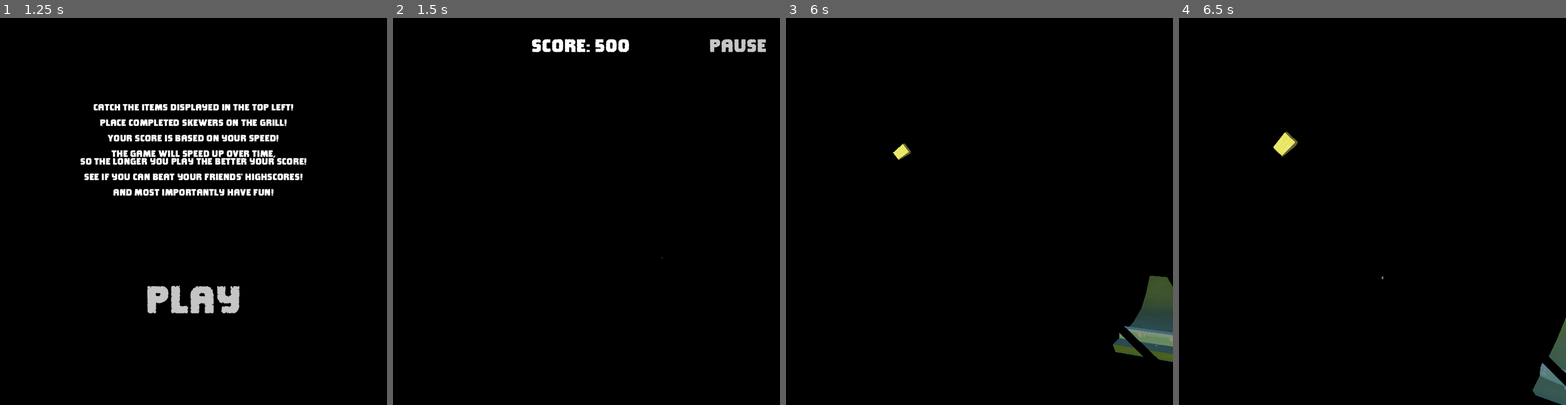
Above: before the commit, frames 1-4 (left to right).
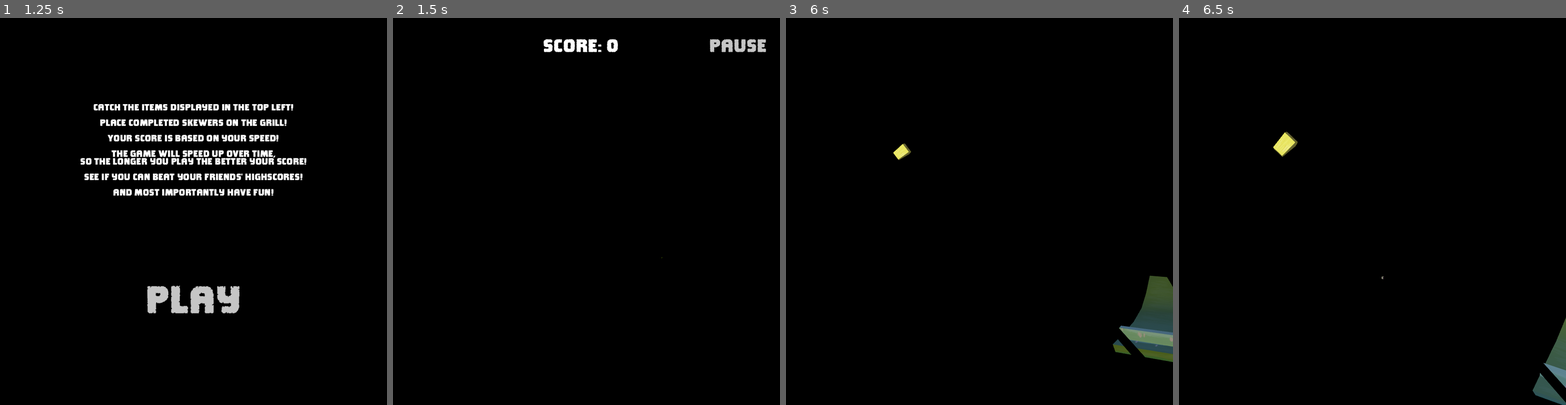
Above: after the commit, the same moments.

Repository: MichaelDawe/skewer_it
Game: Godot game, scene res://main.tscn
Two runs of this game, one before a commit and one after it. Both use one fixed random seed, a clock stepped at 60 frames per second and the inputs below.
Inputs (mouse positions are in pixels of both pictures, inside the frame that each line leads up to):
- Up to frame 1 (1.25 s): click "PLAY" at 0.5 s
- Up to frame 2 (1.5 s): click "Play" at 1.25 s
- Up to frame 3 (6 s): click "pause" at 2 s; click "Resume" at 2.75 s; tap Enter at 3.5 s; move the mouse to (960, 288) at 3.52 s; move the mouse to (1095, 269) at 4.27 s; move the mouse to (863, 153) at 5.02 s; move the mouse to (998, 211) at 5.77 s
- Up to frame 4 (6.5 s): no input

Frame 1 is identical in both runs. In frame 2, 0.5% of the frame differs, in the area x 35-70%, y 5-63%; in frame 3, 0.4%; in frame 4, 0.4%.

Commit message:
working skewer tracking mouse input

Diff:
--- a/main.gd
+++ b/main.gd
@@ -6,8 +6,8 @@
 var spawnNowQ = 5.5 # time, in seconds, since last spawn.
 var spawnInterval = 2.0 # time, in seconds, for each item to spawn, at the startttt.
 var score = 0.0 # score
-var xPixels # stuff to devide mouse input by.
-var yPixels
+var ratio = 0.0 # stuff to devide mouse input by.
+var pixelsY # something
 
 # Called when the node enters the scene tree for the first time.
 func _ready():
@@ -35,7 +35,8 @@
 	$Skewer.position = Vector3(0.0, 0.0, 128)
 
 	# setup mouse picqealkjngf
-	yPixels = get_viewport().size.y / 9
+	pixelsY = float(get_viewport().size.y)
+	ratio = float(get_viewport().size.x) / pixelsY
 
 
 # Called every frame. 'delta' is the elapsed time since the previous frame.
@@ -84,12 +85,12 @@
 			spawnNowQ = 0.0
 
 		# render skewer
-		# print(get_viewport().get_mouse_position())
 		$Skewer.position = Vector3(
-			(get_viewport().get_mouse_position().x / yPixels) - 4,
-			0.0 - ((get_viewport().get_mouse_position().y / yPixels) - 4),
-			55)
-		score = get_viewport().get_mouse_position().x
+			((float(get_viewport().get_mouse_position().x) / pixelsY) * 9) - (4 * ratio),
+			((-float(get_viewport().get_mouse_position().y) / pixelsY) * 9) + 4,
+			55
+		)
+		$Skewer.look_at(Vector3(6, -6, 0), Vector3(0, 0, -1))
 
 		# process score
 
--- a/main.tscn
+++ b/main.tscn
@@ -161,6 +161,7 @@
 [node name="MainCamera" type="Camera3D" parent="."]
 transform = Transform3D(1, 0, 0, 0, 1, 0, 0, 0, 1, 0, 0, 64)
 cull_mask = 1
+current = true
 fov = 55.0
 near = 0.1
 far = 256.0
@@ -173,7 +174,6 @@
 
 [node name="PostProcess" type="MeshInstance3D" parent="MainCamera"]
 transform = Transform3D(1, 0, 0, 0, 1, 0, 0, 0, 1, 0, 0, -192)
-visible = false
 mesh = SubResource("QuadMesh_sw2bk")
 
 [node name="HitPlane" type="MeshInstance3D" parent="MainCamera"]
@@ -277,6 +277,9 @@
 surface_material_override/0 = SubResource("ShaderMaterial_4h1v3")
 
 [node name="Skewer" type="MeshInstance3D" parent="."]
-transform = Transform3D(0.0700909, -0.071325, 0, 0.071325, 0.0700909, 0, 0, 0, 0.1, 0, -0.47, 55)
+transform = Transform3D(0.0845159, -0.0534514, 0, 0.0534514, 0.0845159, 0, 0, 0, 0.1, 0, 0, 55)
 mesh = ExtResource("34_m0car")
 surface_material_override/0 = SubResource("ShaderMaterial_1u1wv")
+
+[node name="Debuger" type="Camera3D" parent="."]
+transform = Transform3D(0.303972, -0.868937, 0.390576, 0.52702, 0.494905, 0.690882, -0.793631, -0.0041672, 0.608385, 38.649, 131.446, 64.889)
--- a/project.godot
+++ b/project.godot
@@ -22,7 +22,6 @@
 
 window/size/viewport_width=1000
 window/size/viewport_height=1000
-window/size/resizable=false
 window/stretch/mode="viewport"
 window/stretch/aspect="expand"
 window/handheld/orientation=4
@@ -43,3 +42,4 @@
 renderer/rendering_method.mobile="gl_compatibility"
 textures/vram_compression/import_etc2_astc=true
 anti_aliasing/screen_space_roughness_limiter/enabled=false
+anti_aliasing/quality/msaa_3d=2
